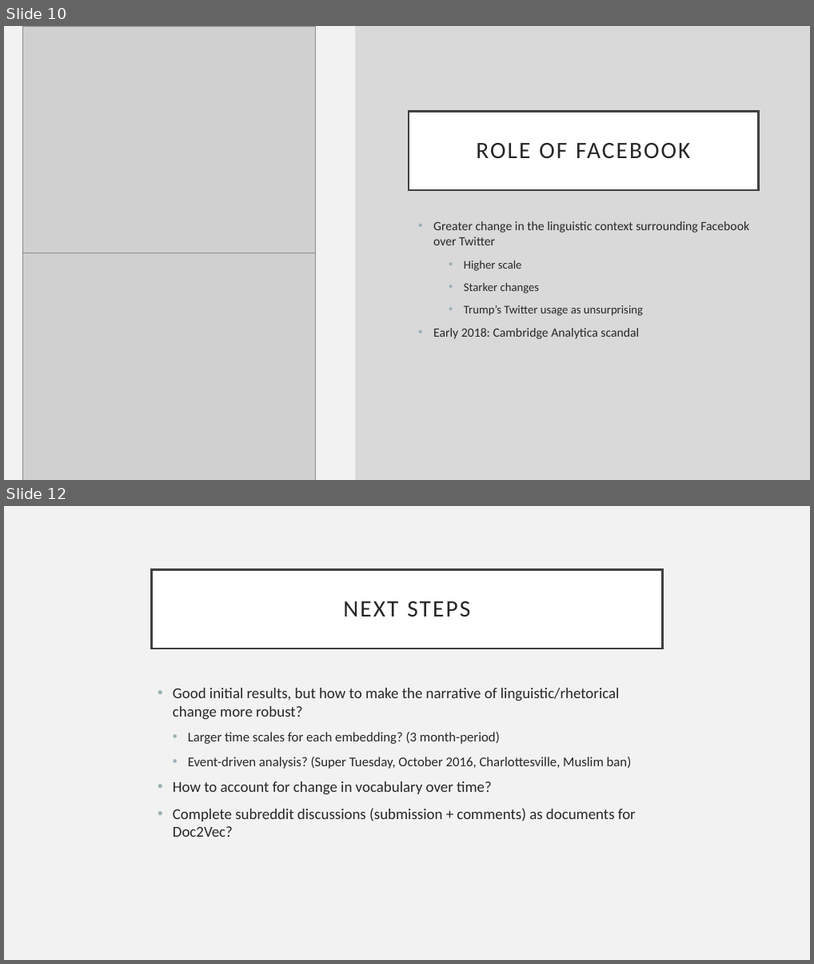
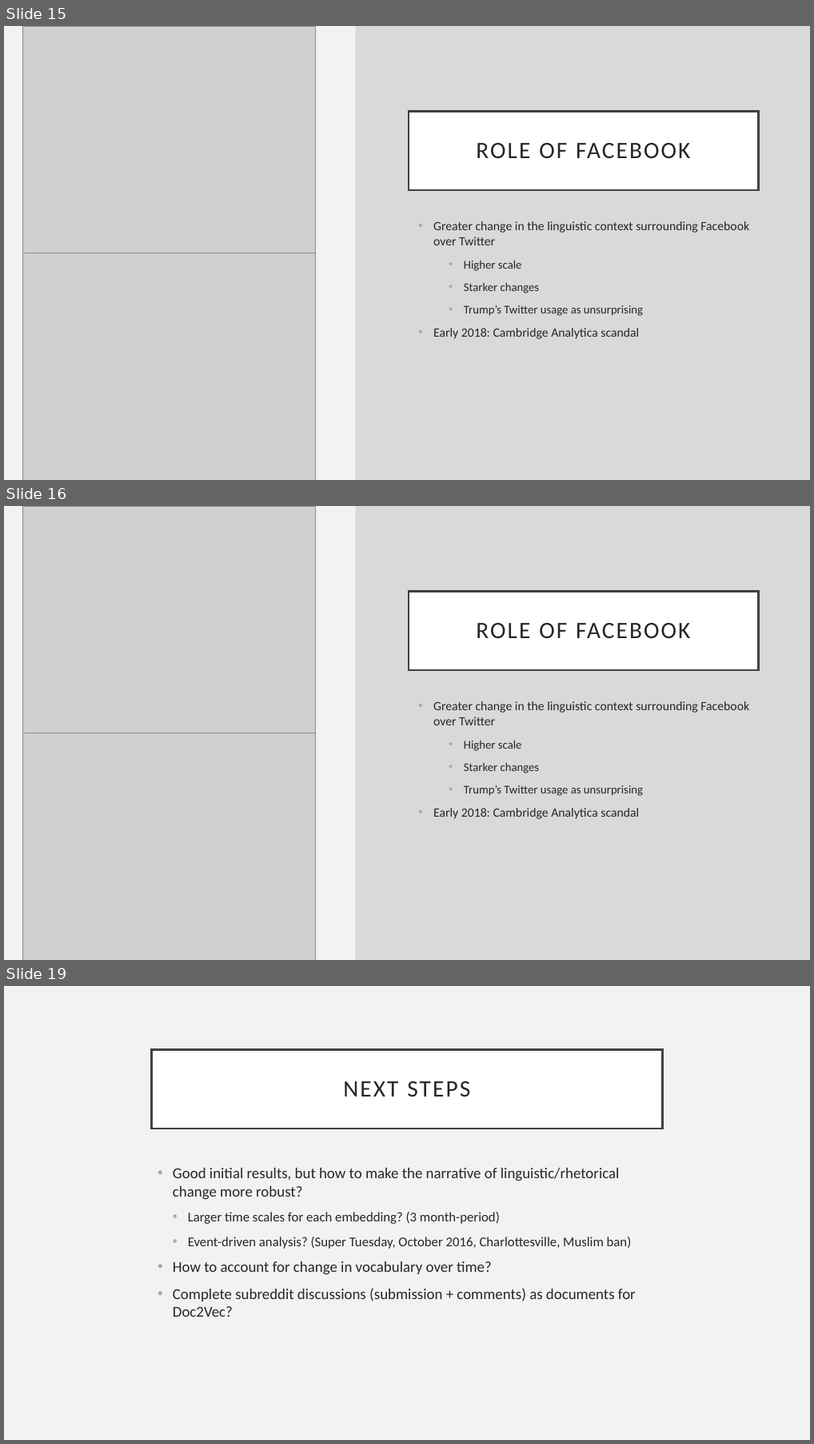
Before and after one commit to adarshmathew/Content-Analysis-2020, a slide deck: code_presentation/embeddings.pptx. Shown one above the other, each under a label of ours: slides 10 and 12 before the commit, slides 15, 16 and 19 after it; the slides between them are not shown. The pictures are 814x964 and 814x1444 pixels, drawn with LibreOffice and Linux fonts; fonts in the diff are those of the drawing; grey boxes stand for pictures. Boxes give left, top, right and bottom in pixels: in the first picture for what was removed or moved away, otherwise in the second. Text is boxed around its words. In the diff, an @@ line names an element or a change of style, - is before the commit and + after.

```diff
--- a/code_presentation/embeddings.pptx
+++ b/code_presentation/embeddings.pptx
@@ slide 16 added at bbox=[4, 506, 810, 960], background #F2F2F2; not listed: 1 template element that a slide beside it also shows @@
@@ picture added at bbox=[22, 506, 315, 733] @@
@@ rectangle added at bbox=[355, 506, 810, 960], fill #D9D9D9 @@
@@ title added at bbox=[409, 592, 759, 670], fill #FFFFFF, outline #404040 2.5 pt, 28 pt, text #262626 @@
+ROLE OF FACEBOOK
@@ text added at bbox=[434, 701, 750, 819], 15 pt, text #262626 @@
+• Greater change in the linguistic context surrounding Facebook over Twitter
+  • Higher scale
+  • Starker changes
+  • Trump’s Twitter usage as unsurprising
+• Early 2018: Cambridge Analytica scandal
@@ picture added at bbox=[22, 733, 315, 960] @@
@@ what was slide 10 is now slide 15 @@
@@ what was slide 12 is now slide 19 @@
```
Also in this commit, not shown: 3 slides changed, 8 other slides added, 1 slide removed, 2 other files.
